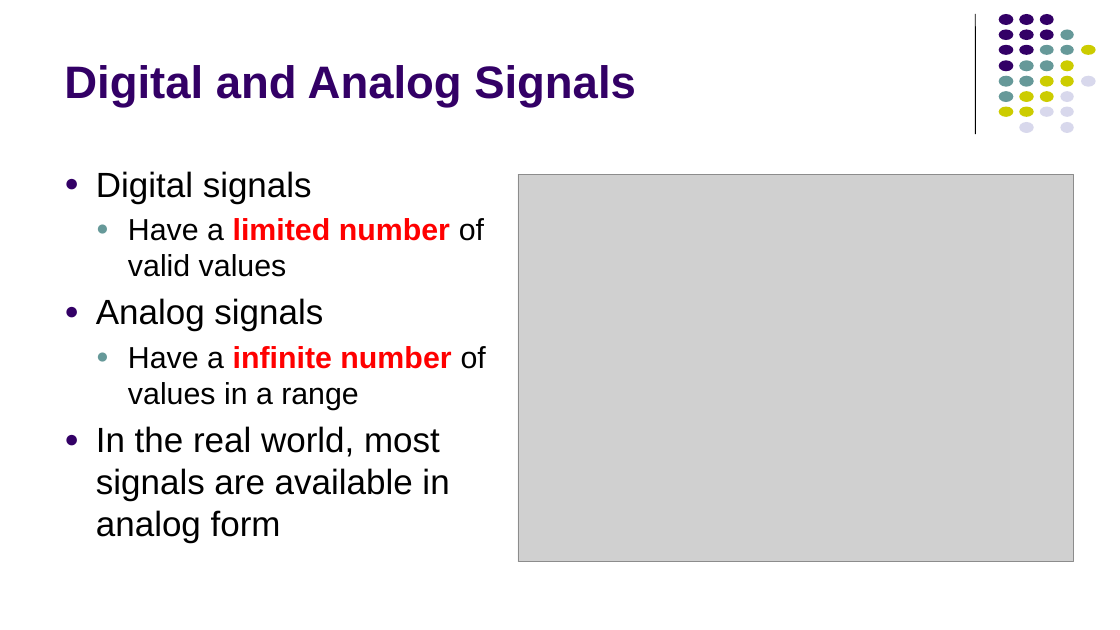
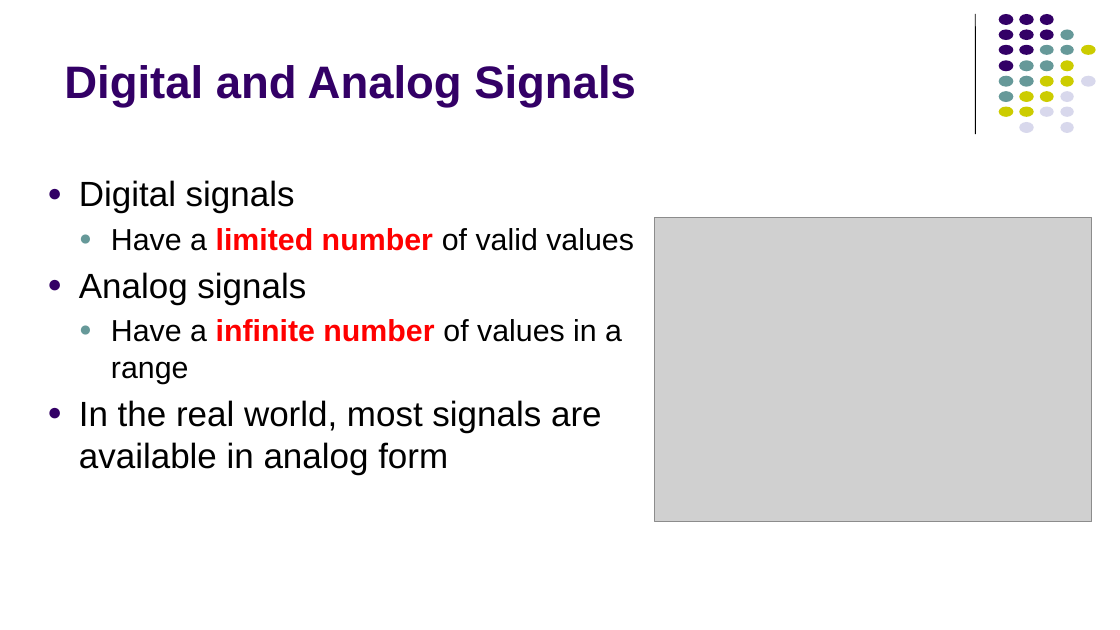
Before and after one commit to kmtekvn/hitech_stm32_basic, a slide deck: slide 3 of 04. Slides/05. ADC/ADC.pptx (slide 4 before the commit). Drawn at 1120x630 pixels with LibreOffice and Linux fonts; fonts in the diff are those of the drawing; grey boxes stand for pictures. Boxes give left, top, right and bottom in pixels: in the first picture for what was removed or moved away, otherwise in the second. Text is boxed around its words. In the diff, an @@ line names an element or a change of style, - is before the commit and + after.

```diff
--- a/04. Slides/05. ADC/ADC.pptx
+++ b/04. Slides/05. ADC/ADC.pptx
@@ text "Digital signals" rewrapped from [96, 171, 486, 543] to [79, 180, 634, 474] @@
@@ picture: place and size @@
-picture at [518, 174, 1074, 561]
+picture at [655, 218, 1092, 523]
```
Also in this commit, not shown: 16 other slides changed, 2 slides added, 2 slides removed.
